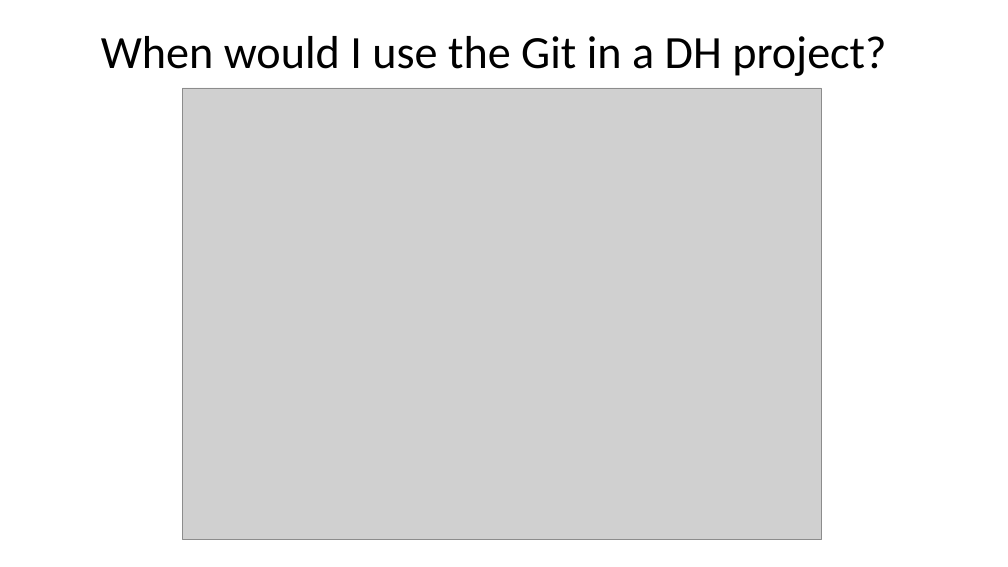
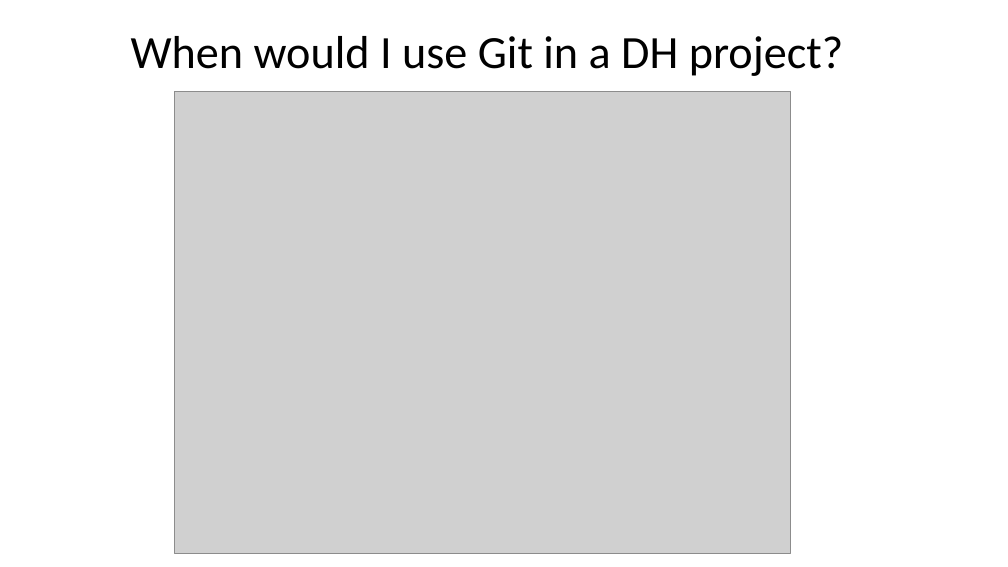
Before and after one commit to humanitiesprogramming/slides, a slide deck: slide 22 of 2019/misc/CLI Git.pptx. Drawn at 1008x567 pixels with LibreOffice and Linux fonts; fonts in the diff are those of the drawing; grey boxes stand for pictures. Boxes give left, top, right and bottom in pixels: in the first picture for what was removed or moved away, otherwise in the second. Text is boxed around its words. In the diff, an @@ line names an element or a change of style, - is before the commit and + after.

Commit message:
added some images for potential use contexts

```diff
--- a/2019/misc/CLI Git.pptx
+++ b/2019/misc/CLI Git.pptx
@@ title at (131,36,843,76): text changed @@
-When would I use the Git in a DH project?
+When would I use Git in a DH project?
@@ picture: place and size @@
-picture at (182,88,821,540)
+picture at (175,91,791,554)
```
Also in this commit, not shown: 1 slide added, 1 slide removed.
